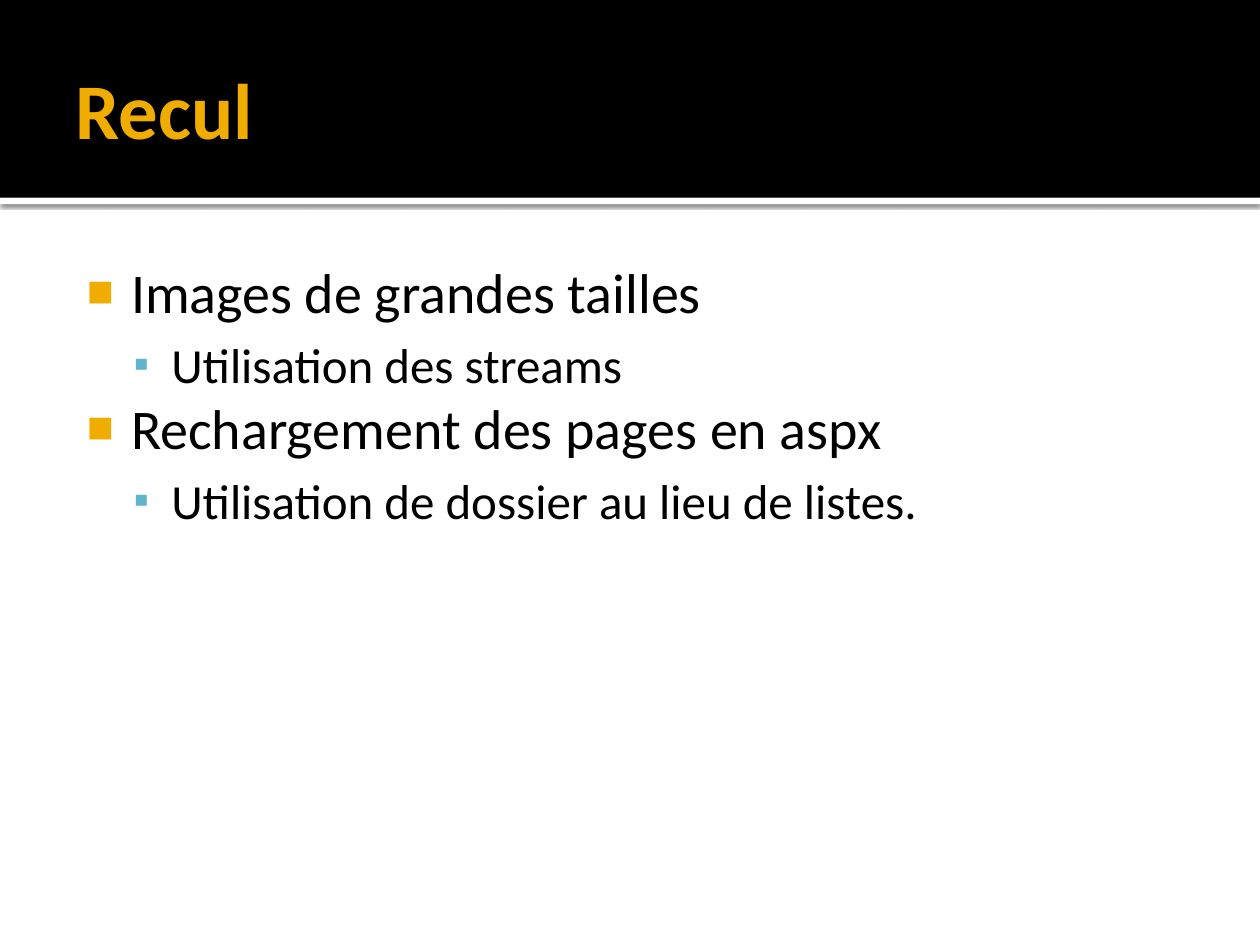
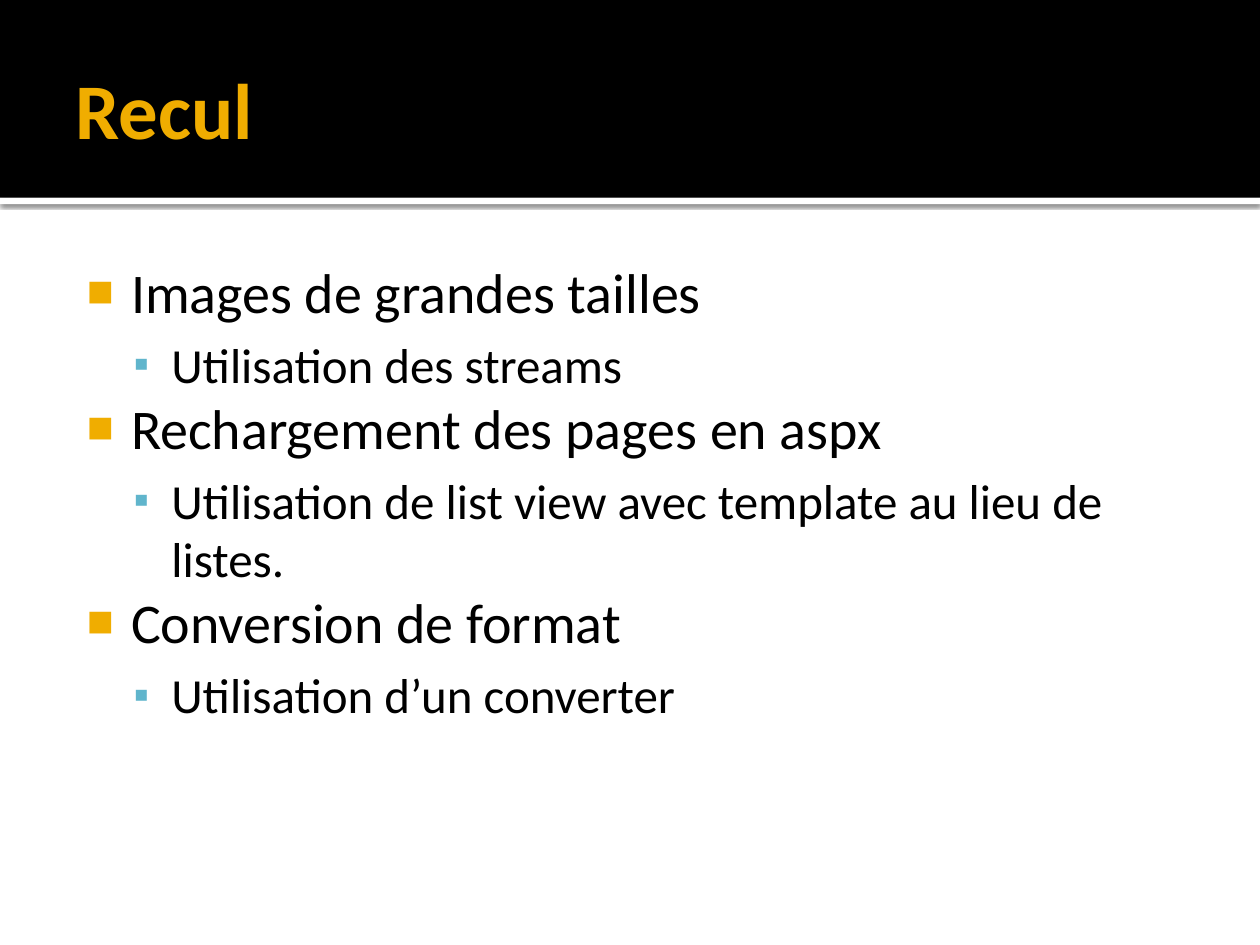
Before and after one commit to FabienInspiron/Polytech_Picasa_Like, a slide deck: slide 9 of MiniProjetComplet/Rapport/Presentation c#.pptx. Drawn at 1260x945 pixels with LibreOffice and Linux fonts; fonts in the diff are those of the drawing. Boxes give left, top, right and bottom in pixels: in the first picture for what was removed or moved away, otherwise in the second. Text is boxed around its words. In the diff, an @@ line names an element or a change of style, - is before the commit and + after.

```diff
--- a/MiniProjetComplet/Rapport/Presentation c#.pptx
+++ b/MiniProjetComplet/Rapport/Presentation c#.pptx
@@ text at [131,485,1102,714]: text changed @@
-  ▪ Utilisation de dossier au lieu de listes.
+  ▪ Utilisation de list view avec template au lieu de listes.
+■ Conversion de format
+  ▪ Utilisation d’un converter
```
Also in this commit, not shown: 2 other slides changed, 3 slides added, 3 slides removed, 3 other files.
